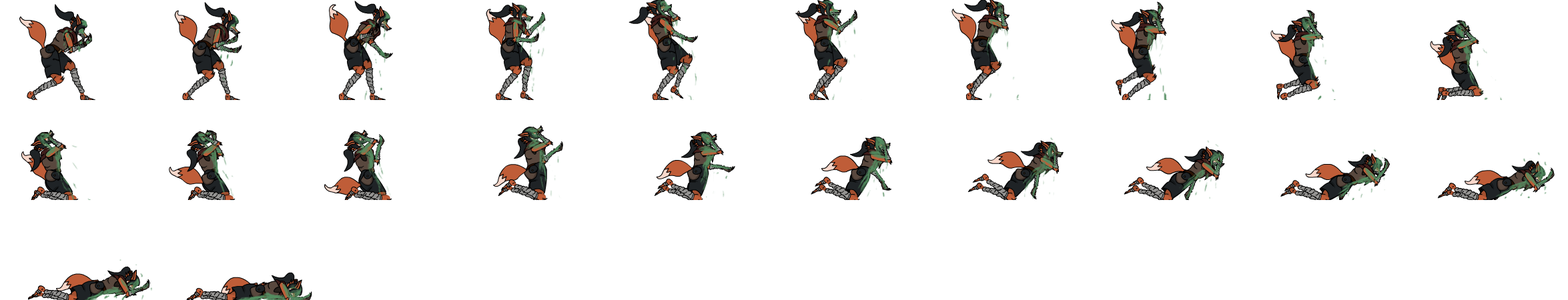
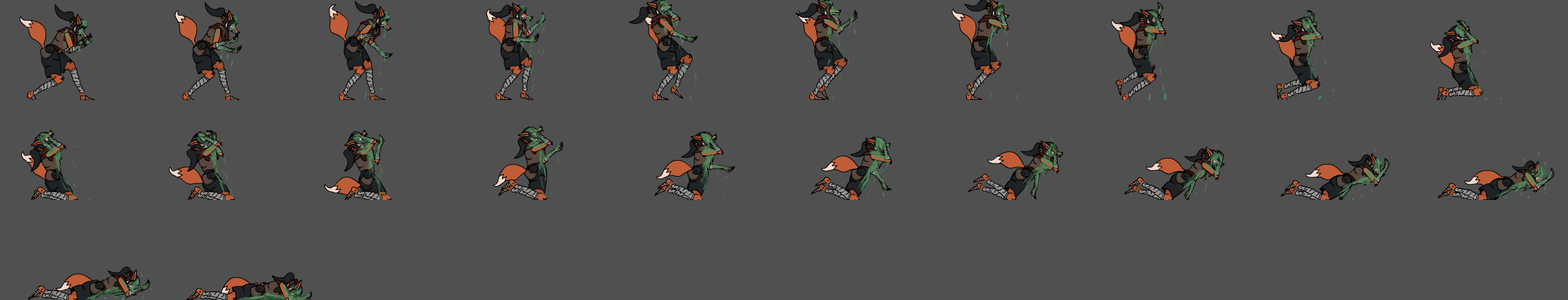
Layers edited between the first and the second 1568px x 300px image:
added layer "Calque 1" above "Calque 1 copie" over [left=40, top=8, right=560, bottom=300]
showed "Arrière-plan" over [left=0, top=0, right=1568, bottom=300]
